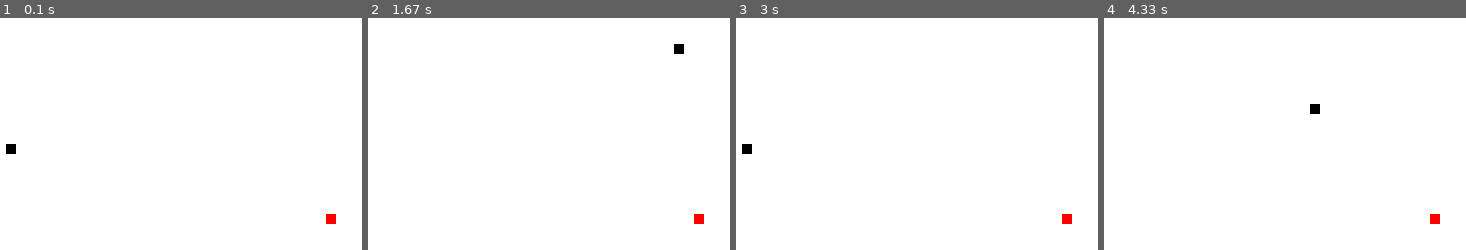
Above: before the commit, frames 1-4 (left to right).
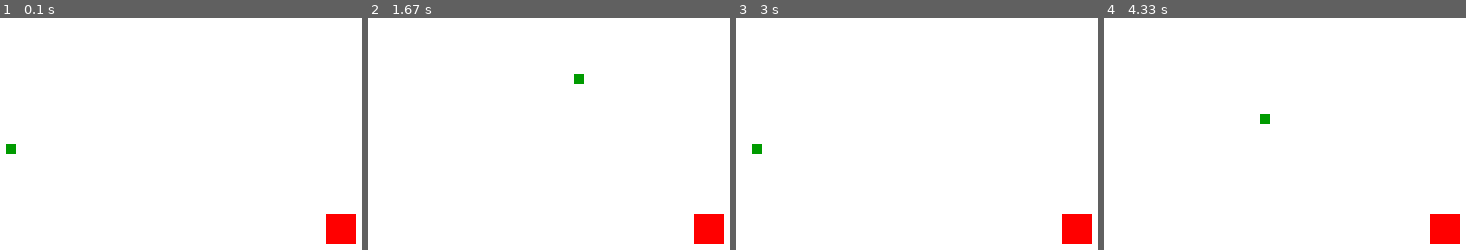
Above: after the commit, the same moments.

Repository: djtrame/Personal
Game: pygame game, started from pygame_test1.py
Two runs of this game, one before a commit and one after it. Both use one fixed random seed, a clock stepped at 60 frames per second and the inputs below.
Inputs:
- Up to frame 1 (0.1 s): no input
- Up to frame 2 (1.67 s): hold Right 0.33-0.8 s; hold Up 0.83-1.13 s; hold Right 1.17-1.63 s
- Up to frame 3 (3 s): hold Left 1.67-2.2 s; hold Down 2.23-2.53 s; hold Left 2.57-2.97 s
- Up to frame 4 (4.33 s): hold Up 3-3.37 s; hold Right 3.4-4.03 s; hold Down from 4.07 s (still down)

The runs differ from the first frame. In frame 1, 1.1% of the frame differs, in the area x 1-99%, y 54-98%; in frame 2, 1.2%, in the area x 56-99%, y 11-98%; in frame 3, 1.2%; in frame 4, 1.2%.

Commit message:
Finished tutorial 22

Diff:
--- a/pygame_test1.py
+++ b/pygame_test1.py
@@ -12,6 +12,7 @@
 black = (0,0,0)
 red = (255,0,0)
 green = (0,255,0)
+darkgreen = (0,155,0)
 blue = (0,0,255)
 
 display_width = 800
@@ -26,12 +27,19 @@
 clock = pygame.time.Clock()
 
 block_size = 10
-FPS = 30
+FPS = 20
 
 #font size 25
 #changing testing git
 #testing git again
 font = pygame.font.SysFont(None, 25)
+
+def snake(block_size, snakeList):
+    for XnY in snakeList:
+        # x,y,width,height
+        # draw the snake
+        #pygame.draw.rect(gameDisplay, darkgreen, [lead_x, lead_y, block_size, block_size])
+        pygame.draw.rect(gameDisplay, darkgreen, [XnY[0],XnY[1],block_size,block_size])
 
 def message_to_screen(msg,color):
     screen_text = font.render(msg, True, color)
@@ -49,6 +57,9 @@
     lead_y = display_height / 2
     lead_x_change = 0
     lead_y_change = 0
+
+    snakeList = []
+    snakeLength = 1
 
     #a random number from 0 to 790 could by 113.  that pixel wouldn't line up with our block_size snake head
     #so we round that 113 to something like 110.  or we round 116 to 120.  now it lines up with the snake
@@ -109,12 +120,34 @@
 
         gameDisplay.fill(white)
 
+        appleThickness = 30
+
         #draw the apple
-        pygame.draw.rect(gameDisplay, red, [randAppleX, randAppleY, block_size, block_size])
+        #pygame.draw.rect(gameDisplay, red, [randAppleX, randAppleY, block_size, block_size])
+        pygame.draw.rect(gameDisplay, red, [randAppleX, randAppleY, appleThickness, appleThickness])
 
-        #x,y,width,height
+
+        snakeHead = []
+        snakeHead.append(lead_x)
+        snakeHead.append(lead_y)
+        snakeList.append(snakeHead)
+
+        #if length of the snake is bigger than the allowed length then remove the 1st element
+        if len(snakeList) > snakeLength:
+            del snakeList[0]
+
+        #check if we're crashing into ourselves
+        #list comprehension
+        for eachSegment in snakeList[:-1]:
+            if eachSegment == snakeHead:
+                gameOver = True
+
+        #snakeList[1:] would get us anything after the 1st element
+        #snakeList[-1] is the last element
+
         #draw the snake
-        pygame.draw.rect(gameDisplay,black,[lead_x,lead_y,block_size,block_size])
+        snake(block_size, snakeList)
+
 
         #pygame.draw.rect(gameDisplay, red, [400, 300, 10, 20])
 
@@ -124,8 +157,18 @@
         pygame.display.update()
 
         #check crossover of snake and apple
-        if lead_x == randAppleX and lead_y == randAppleY:
-            print("yummy")
+        # if lead_x == randAppleX and lead_y == randAppleY:
+        #     randAppleX = roundTo10(random.randrange(0, display_width - block_size))
+        #     randAppleY = roundTo10(random.randrange(0, display_height - block_size))
+        #     snakeLength += 1
+
+        #handle a bigger apple crossover
+        if lead_x >= randAppleX and lead_x <= randAppleX + appleThickness:
+            if lead_y >= randAppleY and lead_y <= randAppleY + appleThickness:
+                randAppleX = roundTo10(random.randrange(0, display_width - block_size))
+                randAppleY = roundTo10(random.randrange(0, display_height - block_size))
+                snakeLength += 1
+
 
         #frames per second (fps)
         #to affect game difficulty always change movement variables first before tinkering with fps
